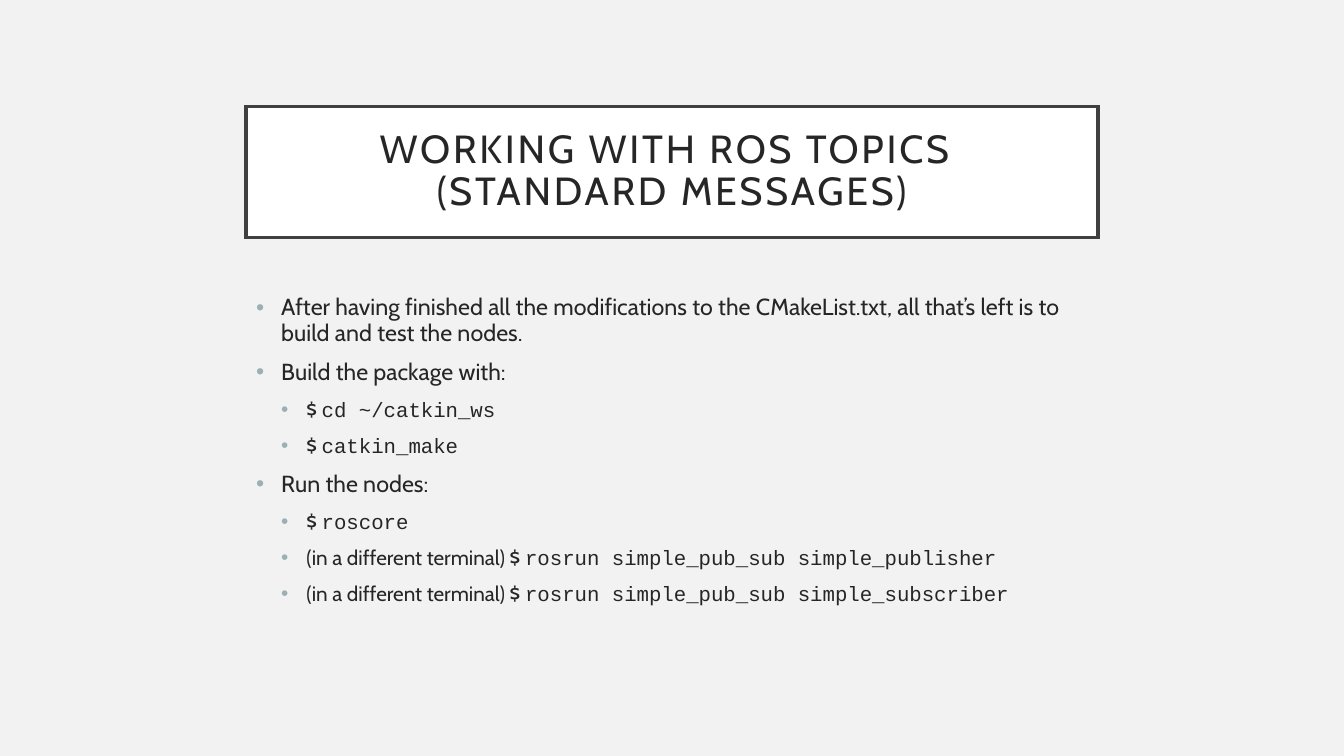
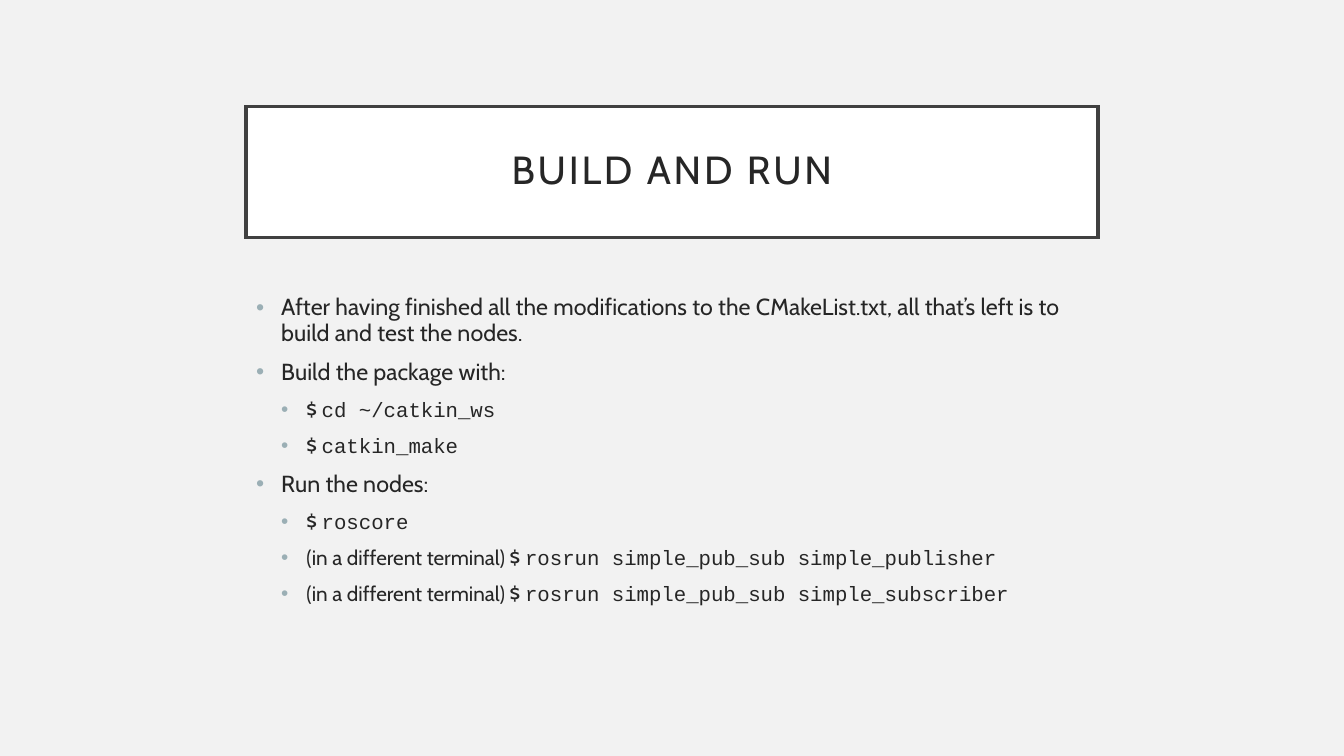
Before and after one commit to fpt-corp/DiRa, a slide deck: slide 8 of DiRa_Digital_Race_Software/Reference/ROS/Working with ROS topic.pptx (slide 7 before the commit). Drawn at 1344x756 pixels with LibreOffice and Linux fonts; fonts in the diff are those of the drawing. Boxes give left, top, right and bottom in pixels: in the first picture for what was removed or moved away, otherwise in the second. Text is boxed around its words. In the diff, an @@ line names an element or a change of style, - is before the commit and + after.

Commit message:
Update ROS topic; Add ROS service base slide

```diff
--- a/DiRa_Digital_Race_Software/Reference/ROS/Working with ROS topic.pptx
+++ b/DiRa_Digital_Race_Software/Reference/ROS/Working with ROS topic.pptx
@@ title at bbox=[512, 156, 832, 185]: text changed @@
-WORKING WITH ROS TOPICS
-(STANDARD MESSAGES)
+BUILD AND RUN
```
Also in this commit, not shown: 9 other slides changed, 2 slides added, 1 other file.
